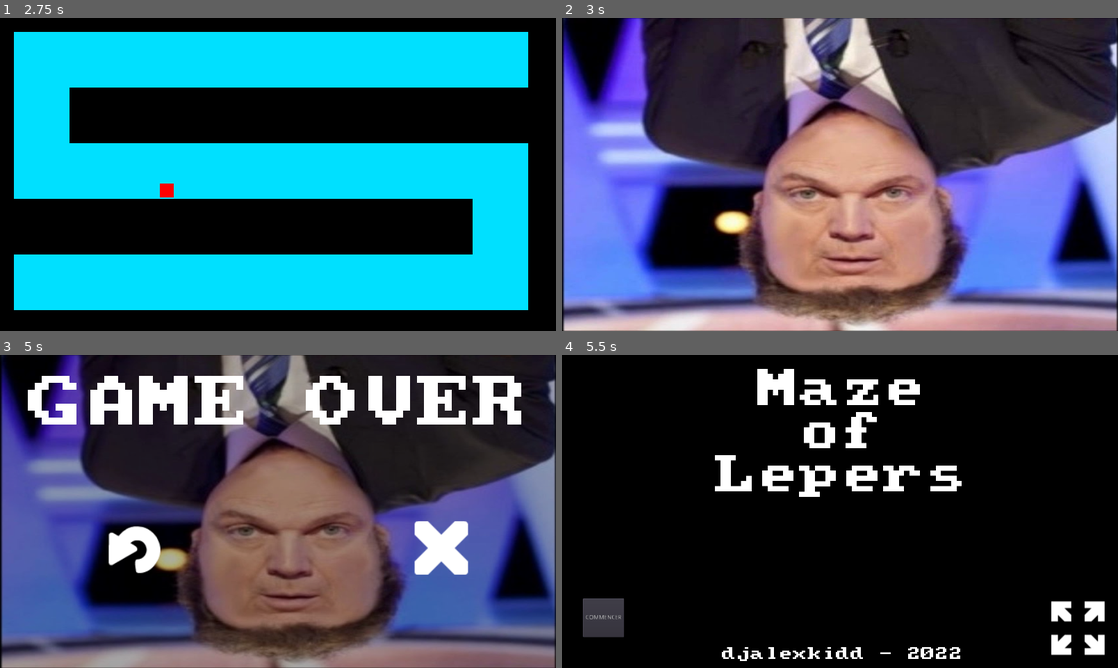
Above: before the commit, frames 1-4 (two rows, left to right).
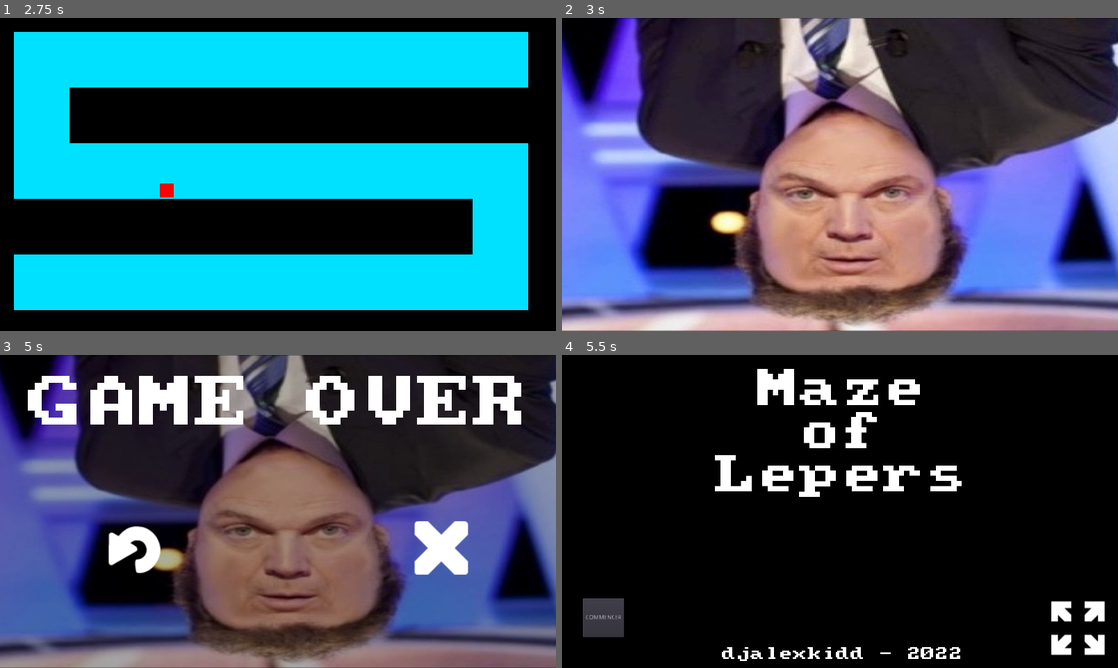
Above: after the commit, the same moments.

Repository: djalexkidd/horror-maze
Game: Godot game, scene res://scenes/Menu.tscn
Same seed, same stepped clock (60 frames per second), same inputs: the game is played once before the commit and once after it. The project has no main scene, so this scene is started directly. Sound files missing from this copy of the repository are replaced by a short silence.
Inputs (mouse positions are in pixels of both pictures, inside the frame that each line leads up to):
- Up to frame 1 (2.75 s): click "COMMENCER" at 0.5 s; tap Enter at 1.25 s; move the mouse to (400, 158) at 1.27 s; tap Space at 2 s; move the mouse to (166, 190) at 2.02 s
- Up to frame 2 (3 s): tap Enter at 2.75 s; move the mouse to (895, 105) at 2.77 s
- Up to frame 3 (5 s): tap Space at 3.5 s; move the mouse to (250, 574) at 3.52 s; tap Enter at 4.25 s; move the mouse to (444, 558) at 4.27 s
- Up to frame 4 (5.5 s): click (695, 545) at 5 s

Frame 1 is identical in both runs. In frame 2, 9.3% of the frame differs, in the area x 0-100%, y 0-100%; in frame 3, 6.1%; in frame 4, nothing differs.

Commit message:
Le JPEG c'est plus léger

Diff:
--- a/scenes/Jumpscare.tscn
+++ b/scenes/Jumpscare.tscn
@@ -1,7 +1,7 @@
 [gd_scene load_steps=9 format=2]
 
 [ext_resource path="res://assets/boo.wav" type="AudioStream" id=1]
-[ext_resource path="res://assets/jumpscare.png" type="Texture" id=2]
+[ext_resource path="res://assets/jumpscare.jpg" type="Texture" id=2]
 [ext_resource path="res://assets/amstrad_cpc464.ttf" type="DynamicFontData" id=3]
 [ext_resource path="res://scripts/GameOver.gd" type="Script" id=4]
 [ext_resource path="res://assets/gameover.mp3" type="AudioStream" id=5]
Binary file added: assets/jumpscare.jpg
Not shown, changed: assets/jumpscare.jpg.import
Binary file removed: assets/jumpscare.png
